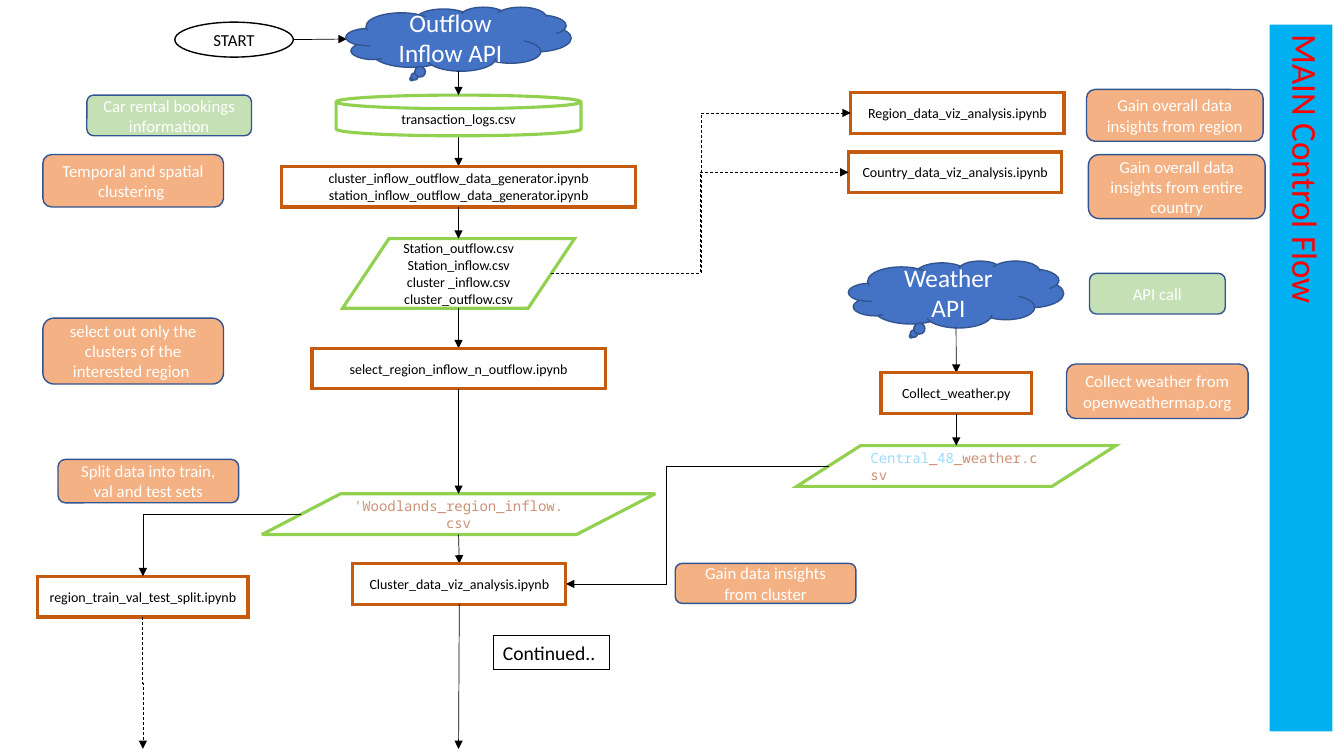
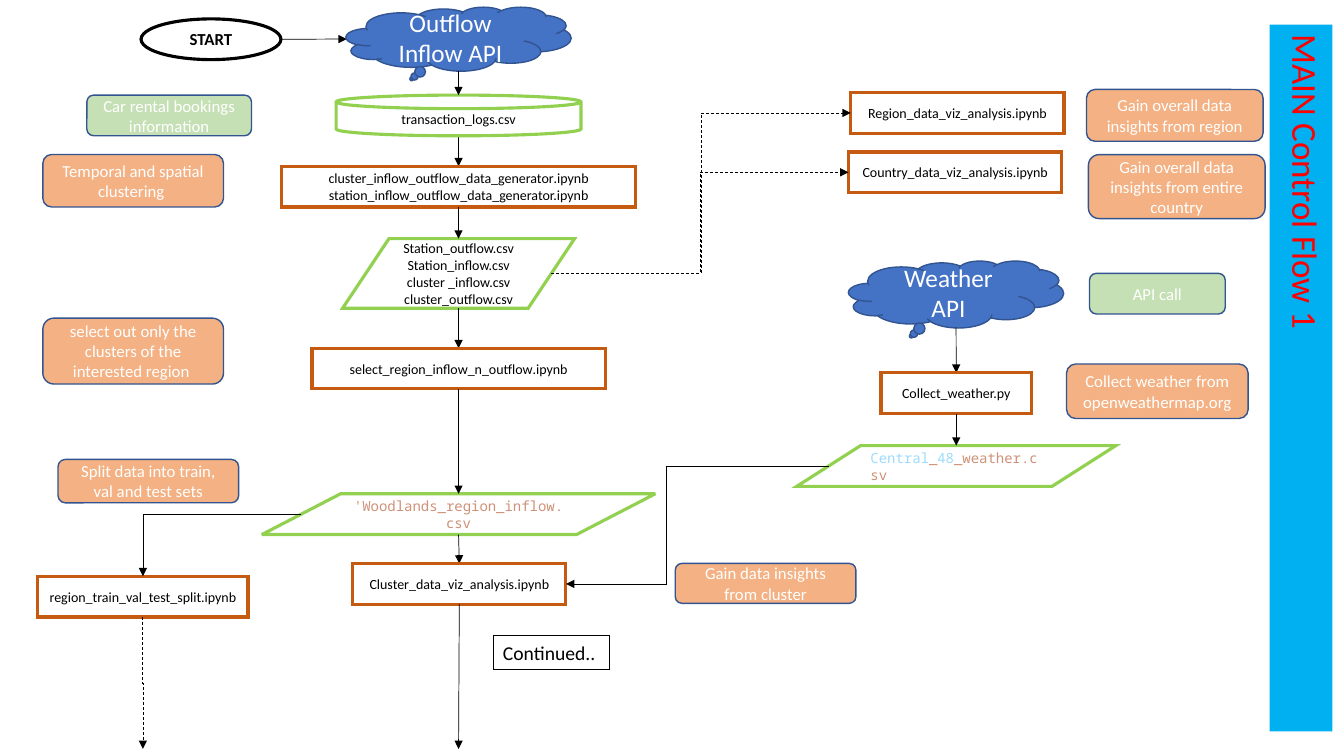
Before and after one commit to JosePeeterson/DeepAR_demand_prediction, a slide deck: slide 3 of Rental_Fleet_Demand_Forecast/docs/read_me/SW_control_flow_master_branch.pptx. Drawn at 1344x756 pixels with LibreOffice and Linux fonts; fonts in the diff are those of the drawing. Boxes give left, top, right and bottom in pixels: in the first picture for what was removed or moved away, otherwise in the second. Text is boxed around its words. In the diff, an @@ line names an element or a change of style, - is before the commit and + after.

```diff
--- a/Rental_Fleet_Demand_Forecast/docs/read_me/SW_control_flow_master_branch.pptx
+++ b/Rental_Fleet_Demand_Forecast/docs/read_me/SW_control_flow_master_branch.pptx
@@ ellipse "START": place and size @@
-ellipse "START" at [174, 22, 293, 57]
+ellipse "START" at [141, 19, 281, 59]
@@ ellipse "START" at [141, 19, 281, 59]: bold on; outline #000000 1 pt to #000000 2.25 pt @@
@@ arrow moved from (293, 39) - (347, 39) to (281, 39) - (347, 39) @@
@@ text in rectangle at [1283, 42, 1326, 328]: text changed @@
-MAIN Control Flow
+MAIN Control Flow 1
```
Also in this commit, not shown: 2 other slides changed, 1 slide added, 1 slide removed, 14 other files.
